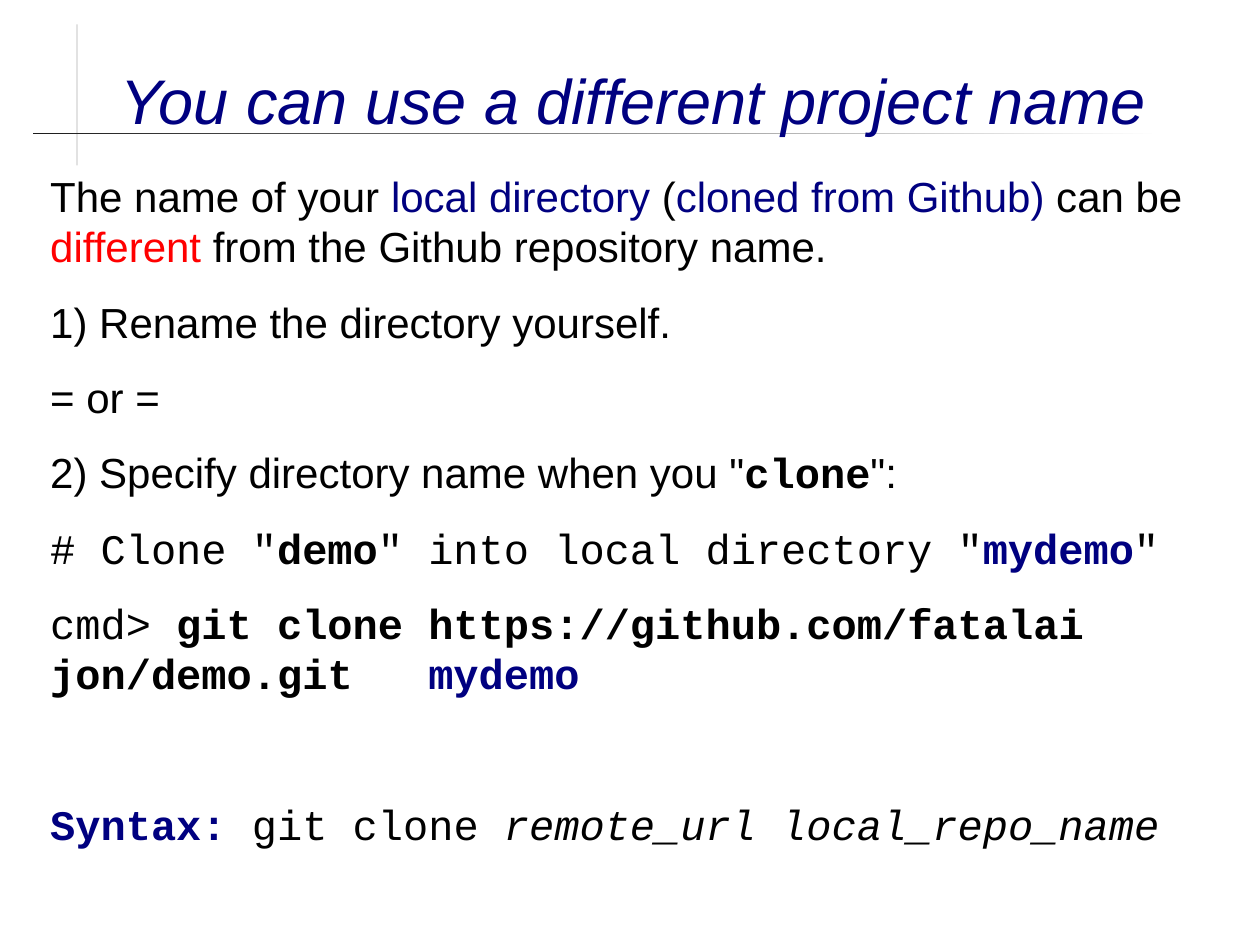
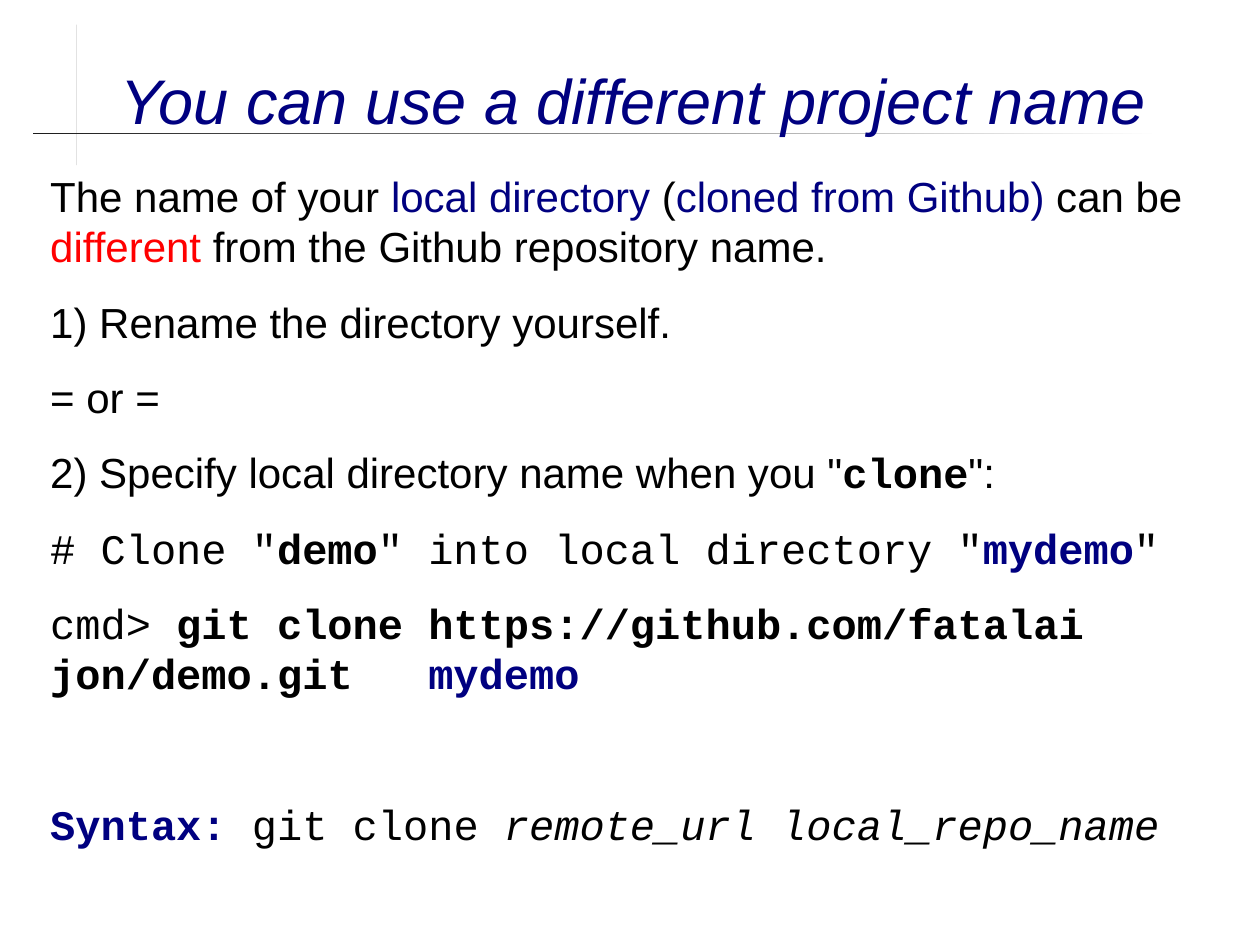
Before and after one commit to cpske/ISP, a slide deck: slide 11 of git/Using-Github.ppt. Drawn at 1260x945 pixels with LibreOffice and Linux fonts; fonts in the diff are those of the drawing. Boxes give left, top, right and bottom in pixels: in the first picture for what was removed or moved away, otherwise in the second. Text is boxed around its words. In the diff, an @@ line names an element or a change of style, - is before the commit and + after.

```diff
--- a/git/Using-Github.ppt
+++ b/git/Using-Github.ppt
@@ text at box(50, 457, 995, 497): text changed @@
-2) Specify directory name when you "clone":
+2) Specify local directory name when you "clone":
```
Also in this commit, not shown: 4 other slides changed, 2 other files.
